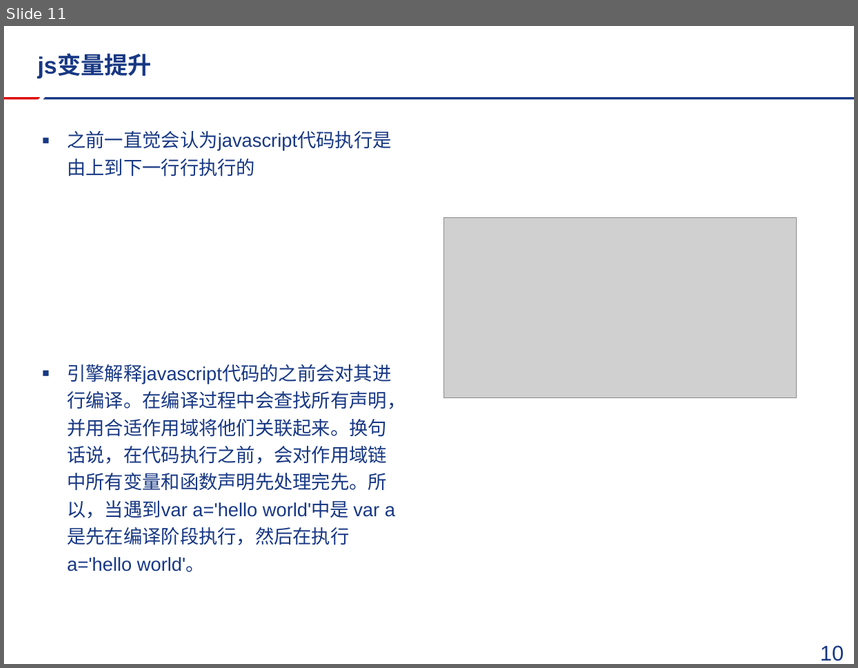
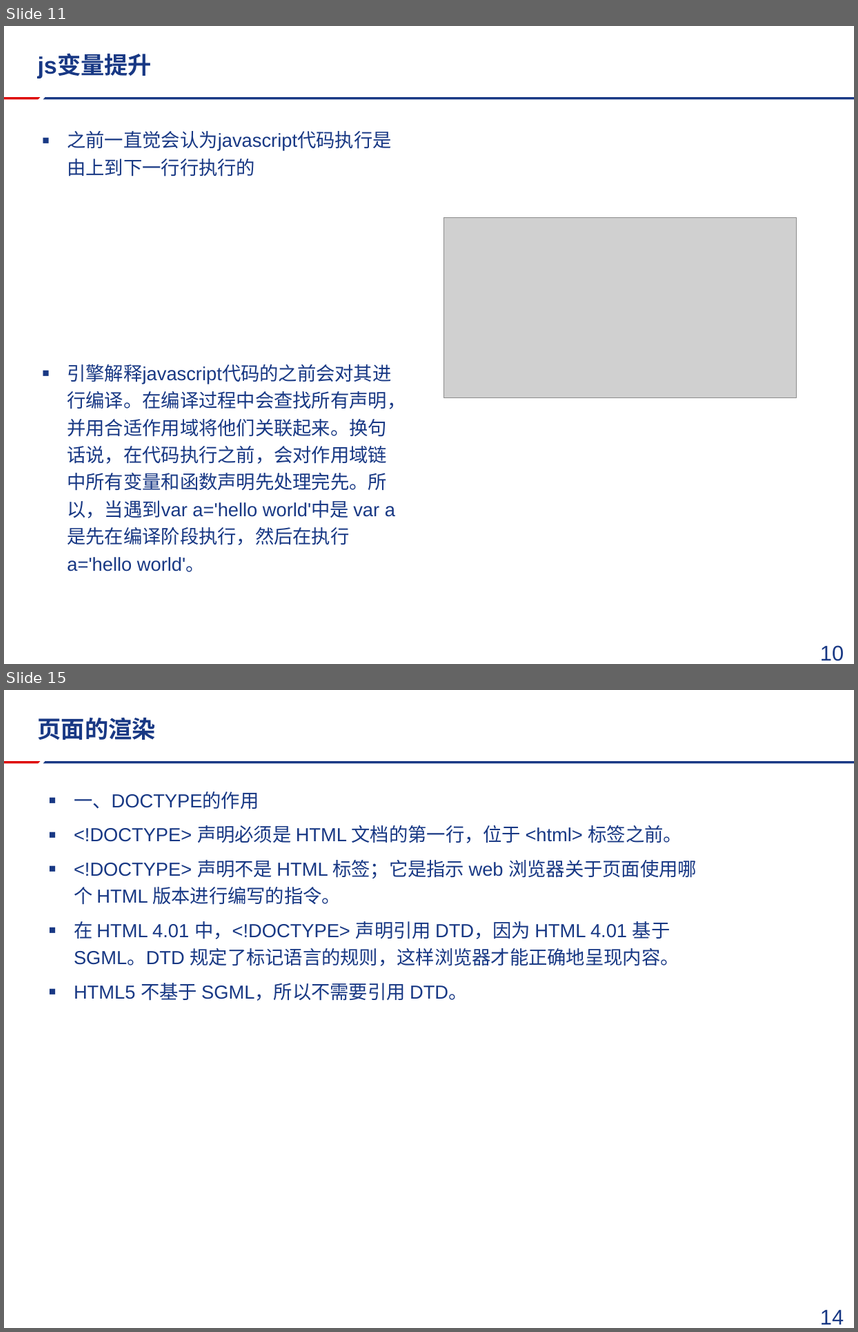
Before and after one commit to FireSmallPanda/swdt, a slide deck: javascript技术分享/mui以及推送分享.pptx. Shown one above the other, each under a label of ours: slide 11 before the commit, slides 11 and 15 after it; the slides between them are not shown. The pictures are 858x668 and 858x1332 pixels, drawn with LibreOffice and Linux fonts; fonts in the diff are those of the drawing; grey boxes stand for pictures; background and template pictures are left out. Boxes give left, top, right and bottom in pixels: in the first picture for what was removed or moved away, otherwise in the second. Text is boxed around its words. In the diff, an @@ line names an element or a change of style, - is before the commit and + after.

```diff
--- a/javascript技术分享/mui以及推送分享.pptx
+++ b/javascript技术分享/mui以及推送分享.pptx
@@ slide 15 added at (x1=4, y1=690, x2=854, y2=1328), background #FFFFFF; not listed: 2 template elements that a slide beside it also shows @@
@@ title added at (x1=38, y1=718, x2=156, y2=740), 20 pt, text #183884, bold @@
+页面的渲染
@@ text added at (x1=74, y1=791, x2=697, y2=1000), 16 pt, text #183884 @@
+▪ 一、DOCTYPE的作用
+▪ <!DOCTYPE> 声明必须是 HTML 文档的第一行，位于 <html> 标签之前。
+▪ <!DOCTYPE> 声明不是 HTML 标签；它是指示 web 浏览器关于页面使用哪个 HTML 版本进行编写的指令。
+▪ 在 HTML 4.01 中，<!DOCTYPE> 声明引用 DTD，因为 HTML 4.01 基于 SGML。DTD 规定了标记语言的规则，这样浏览器才能正确地呈现内容。
+▪ HTML5 不基于 SGML，所以不需要引用 DTD。
@@ page number added at (x1=820, y1=1309, x2=844, y2=1324), 18 pt, text #183884 @@
+14
```
Also in this commit, not shown: 1 slide changed, 10 other slides added, 1 slide removed, 2 other files.
